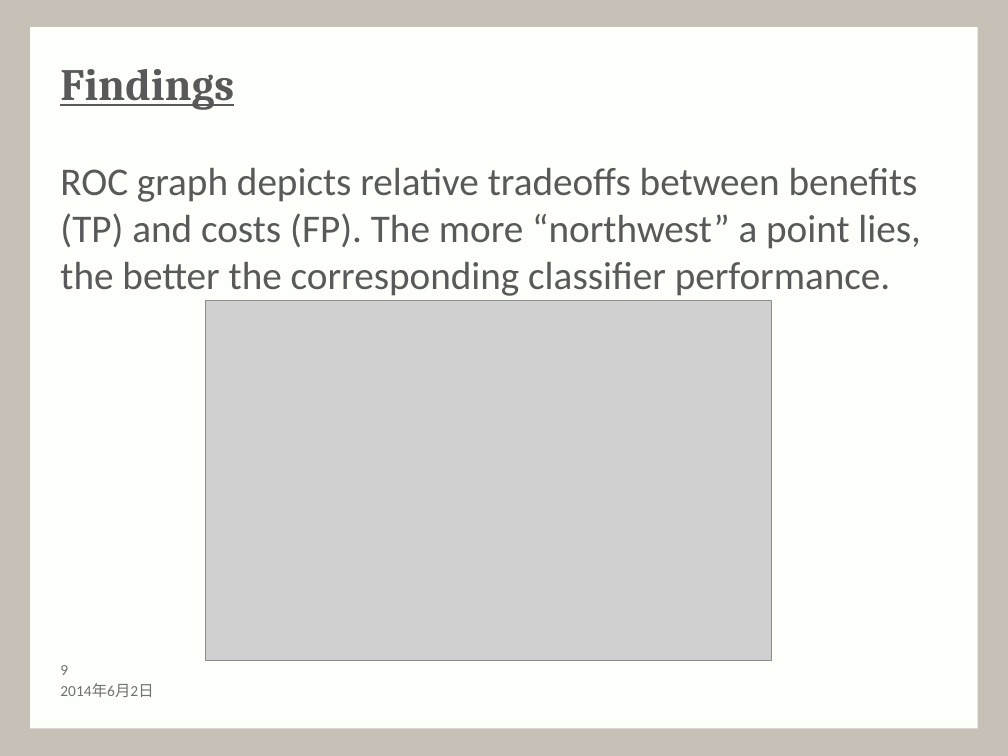
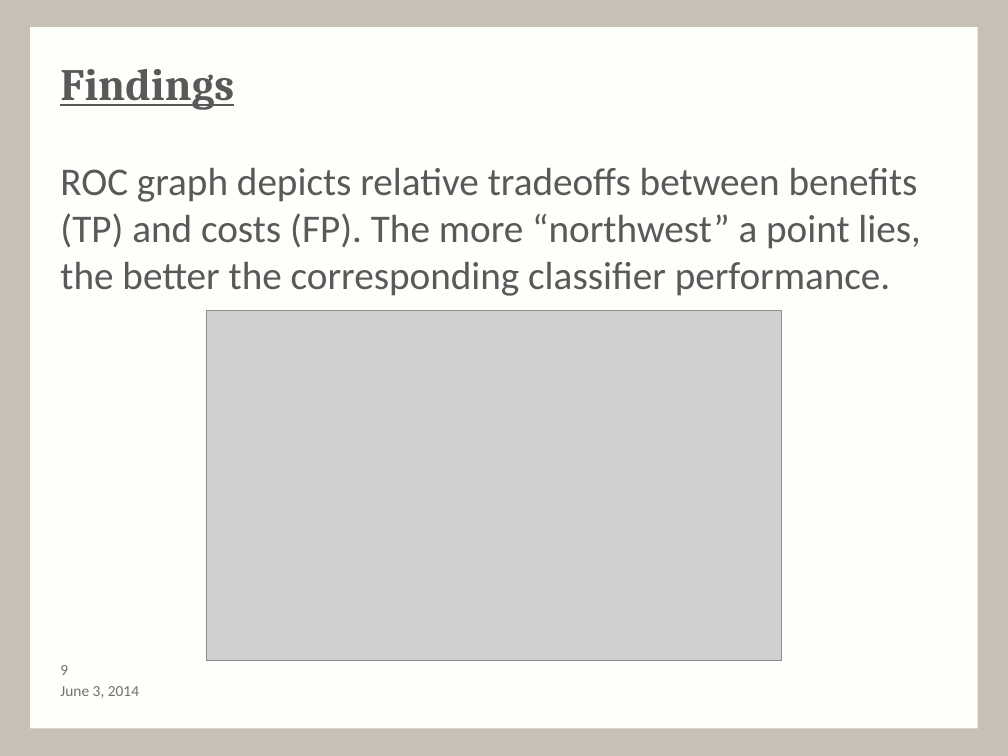
Before and after one commit to MartinGuyer/Project3ML, a slide deck: slide 10 of Presentation/presentation-draft.pptx. Drawn at 1008x756 pixels with LibreOffice and Linux fonts; fonts in the diff are those of the drawing; grey boxes stand for pictures; background and template pictures are left out. Boxes give left, top, right and bottom in pixels: in the first picture for what was removed or moved away, otherwise in the second. Text is boxed around its words. In the diff, an @@ line names an element or a change of style, - is before the commit and + after.

```diff
--- a/Presentation/presentation-draft.pptx
+++ b/Presentation/presentation-draft.pptx
@@ picture: place and size @@
-picture at [206,300,771,661]
+picture at [207,310,782,660]
@@ text at [60,686,139,698]: text changed @@
-2014年6月2日
+June 3, 2014
```
Also in this commit, not shown: 16 other slides changed.
